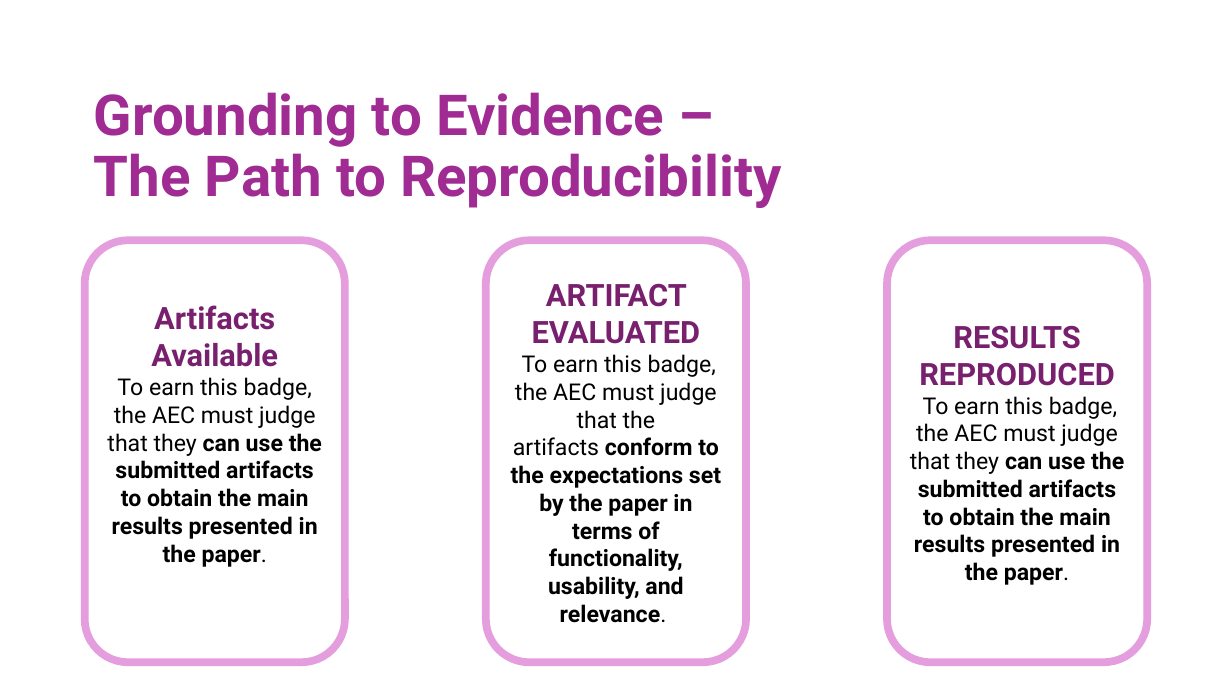
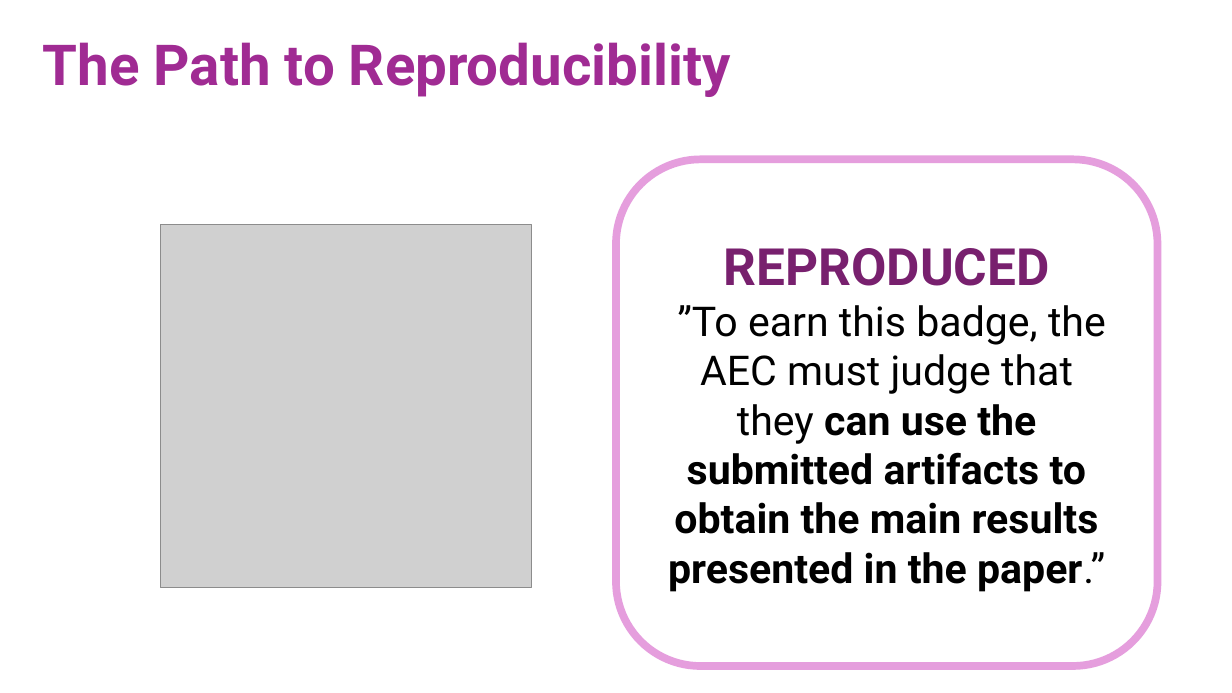
Before and after one commit to gshachar12/auto-diagram, a slide deck: slide 22 of Pcaplot_presentation.pptx (slide 21 before the commit). Drawn at 1232x693 pixels with LibreOffice and Linux fonts; fonts in the diff are those of the drawing; grey boxes stand for pictures. Boxes give left, top, right and bottom in pixels: in the first picture for what was removed or moved away, otherwise in the second. Text is boxed around its words. In the diff, an @@ line names an element or a change of style, - is before the commit and + after.

```diff
--- a/Pcaplot_presentation.pptx
+++ b/Pcaplot_presentation.pptx
@@ title at bbox=[43, 42, 731, 97]: text changed @@
-Grounding to Evidence –
-The Path to Reproducibility
+The Path to Reproducibility
@@ rounded rectangle "REPRODUCED": place and size @@
-rounded rectangle "REPRODUCED" at bbox=[887, 240, 1148, 663]
+rounded rectangle "REPRODUCED" at bbox=[616, 159, 1158, 665]
@@ picture added at bbox=[160, 225, 531, 588] @@
@@ rounded rectangle removed at bbox=[85, 240, 346, 663] @@
-Artifacts
-Available
-To earn this badge, the AEC must judge that they can use the submitted artifacts to obtain the main results presented in the paper.
@@ rounded rectangle removed at bbox=[486, 240, 747, 663] @@
-ARTIFACT EVALUATED
-To earn this badge, the AEC must judge that the artifacts conform to the expectations set by the paper in terms of functionality, usability, and relevance.
@@ text in rounded rectangle at bbox=[668, 248, 1106, 592]: text changed; size 18 to 32 pt @@
-RESULTS REPRODUCED
-To earn this badge, the AEC must judge that they can use the submitted artifacts to obtain the main results presented in the paper.
+REPRODUCED
+”To earn this badge, the AEC must judge that they can use the submitted artifacts to obtain the main results presented in the paper.”
```
Also in this commit, not shown: 12 other slides changed, 12 slides added, 16 slides removed, 30 other files.
